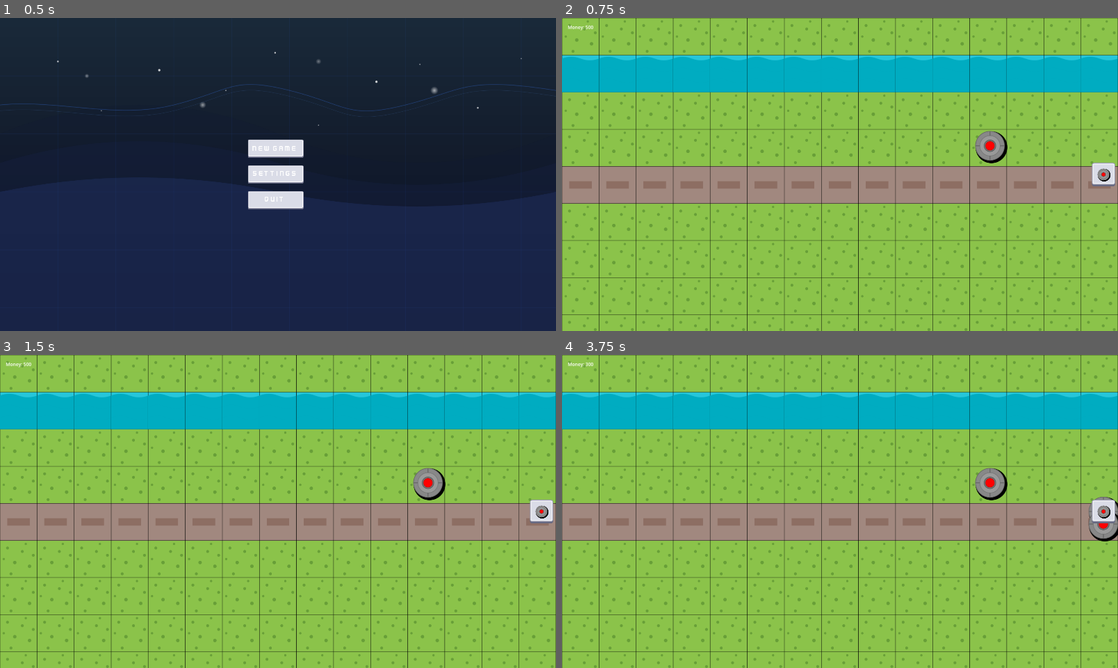
Above: before the commit, frames 1-4 (two rows, left to right).
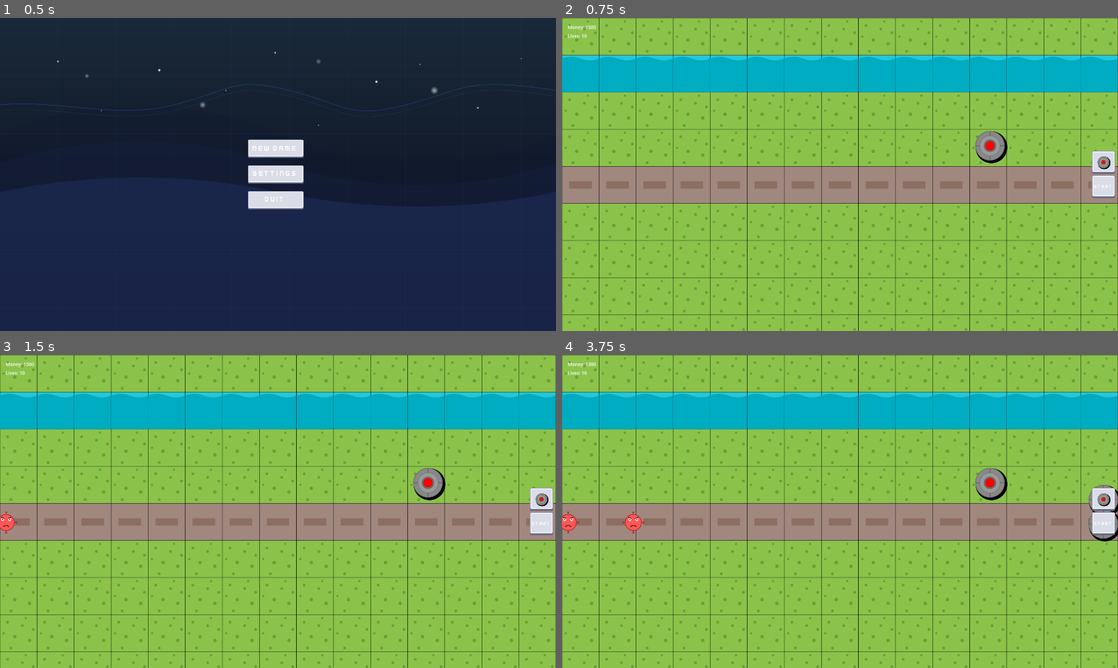
Above: after the commit, the same moments.

Repository: Kotowskey/tower-defense
Game: Godot game, scene res://scenes/scene_handler.tscn
Two runs of this game, one before a commit and one after it. Both use one fixed random seed, a clock stepped at 60 frames per second and the inputs below.
Inputs (mouse positions are in pixels of both pictures, inside the frame that each line leads up to; where the layout moved, square brackets give the same spot in the first picture):
- Up to frame 1 (0.5 s): no input
- Up to frame 2 (0.75 s): click "NEW GAME" at 0.5 s
- Up to frame 3 (1.5 s): click (539, 524) at 1.27 s
- Up to frame 4 (3.75 s): click (1101, 498) [1101, 511] at 2 s; click (1101, 498) [1101, 511] at 2.75 s; click (1101, 524) at 3.52 s

Frame 1 is identical in both runs. In frame 2, 0.5% of the frame differs, in the area x 1-100%, y 2-58%; in frame 3, 0.7%; in frame 4, 0.9%, in the area x 0-100%, y 2-58%.

Commit message:
export, working enemies and towers

Diff:
--- a/project.godot
+++ b/project.godot
@@ -19,7 +19,6 @@
 
 window/size/viewport_width=1920
 window/size/viewport_height=1080
-window/size/mode=3
 window/stretch/mode="viewport"
 
 [dotnet]
--- a/scenes/game_scene.tscn
+++ b/scenes/game_scene.tscn
@@ -1,13 +1,16 @@
-[gd_scene load_steps=6 format=3 uid="uid://qik1ytgalcrw"]
+[gd_scene load_steps=7 format=3 uid="uid://qik1ytgalcrw"]
 
 [ext_resource type="Script" uid="uid://cpxycdxkpcq5w" path="res://scripts/game_scene.gd" id="1_a5vh6"]
 [ext_resource type="PackedScene" uid="uid://cah106dou6wt3" path="res://scenes/map.tscn" id="1_e6pvo"]
 [ext_resource type="Texture2D" uid="uid://cm00t2us2nyo7" path="res://assets/menu/kenny/button_square_depth_flat.png" id="2_6s7g6"]
 [ext_resource type="Texture2D" uid="uid://wahkuvvwnoe2" path="res://assets/menu/kenny/button_square_depth_gradient.png" id="3_dp1g0"]
 [ext_resource type="Texture2D" uid="uid://cptrtmn7ona11" path="res://assets/towers/basic-tower-top.svg" id="4_rxgyj"]
+[ext_resource type="FontFile" uid="uid://bg017qo6vfy7p" path="res://assets/menu/kenny/fonts/Kenney Future Narrow.ttf" id="6_rurhu"]
 
 [node name="GameScene" type="Node2D"]
 script = ExtResource("1_a5vh6")
+player_money = 1500
+wave_size = 1
 
 [node name="Map" parent="." instance=ExtResource("1_e6pvo")]
 
@@ -54,6 +57,32 @@
 texture = ExtResource("4_rxgyj")
 expand_mode = 2
 
+[node name="SpawnButton" type="TextureButton" parent="UI/HUD/BuildUI"]
+custom_minimum_size = Vector2(80, 80)
+layout_mode = 2
+size_flags_horizontal = 4
+texture_normal = ExtResource("2_6s7g6")
+texture_pressed = ExtResource("3_dp1g0")
+stretch_mode = 0
+
+[node name="Image" type="TextureRect" parent="UI/HUD/BuildUI/SpawnButton"]
+layout_mode = 1
+anchors_preset = 15
+anchor_right = 1.0
+anchor_bottom = 1.0
+grow_horizontal = 2
+grow_vertical = 2
+expand_mode = 2
+
+[node name="Label" type="Label" parent="UI/HUD/BuildUI/SpawnButton/Image"]
+layout_mode = 0
+offset_right = 80.0
+offset_bottom = 80.0
+theme_override_fonts/font = ExtResource("6_rurhu")
+text = "START"
+horizontal_alignment = 1
+vertical_alignment = 1
+
 [node name="Label" type="Label" parent="UI/HUD"]
 layout_mode = 0
 offset_right = 400.0
--- a/scripts/enemy.gd
+++ b/scripts/enemy.gd
@@ -1,4 +1,4 @@
-extends CharacterBody2D
+extends Node2D
 
 signal enemy_died
 signal enemy_escaped
--- a/scripts/game_scene.gd
+++ b/scripts/game_scene.gd
@@ -1,13 +1,21 @@
 extends Node2D
 
-var tower_scene = preload("res://scenes/tower.tscn")
-var building_mode = false
+@export var tower_scene: PackedScene = preload("res://scenes/tower.tscn")
+@export var enemy_scene: PackedScene = preload("res://scenes/enemy.tscn")
+@export var building_mode: bool = false
+@export var player_money: int = 500
+@export var player_lives: int = 10
+@export var tower_cost: int = 100
+@export var enemy_reward: int = 25
+@export var wave_size: int = 5
+@export var wave_delay: float = 1.0
+
 var tower_preview = null
-var player_money = 500
 
 func _ready():
 	$UI/HUD/BuildUI/Tower.connect("pressed", Callable(self, "_on_tower_button_pressed"))
 
+	# Dodanie etykiety pieniędzy
 	if not $UI/HUD.has_node("MoneyLabel"):
 		var money_label = Label.new()
 		money_label.name = "MoneyLabel"
@@ -15,8 +23,21 @@
 		money_label.position = Vector2(20, 20)
 		$UI/HUD.add_child(money_label)
 
+	# Dodanie etykiety żyć
+	if not $UI/HUD.has_node("LivesLabel"):
+		var lives_label = Label.new()
+		lives_label.name = "LivesLabel"
+		lives_label.text = "Lives: " + str(player_lives)
+		lives_label.position = Vector2(20, 50)
+		$UI/HUD.add_child(lives_label)
+
+	# Podłączenie sygnału do istniejącego przycisku w scenie
+	if $UI/HUD/BuildUI.has_node("SpawnButton"):
+		$UI/HUD/BuildUI/SpawnButton.connect("pressed", Callable(self, "_on_spawn_button_pressed"))
+
 	set_process_input(true)
 	update_money_ui()
+	update_lives_ui()
 
 func _process(delta):
 	if building_mode and tower_preview:
@@ -31,9 +52,9 @@
 		if event.button_index == MOUSE_BUTTON_LEFT and event.pressed:
 			var mouse_pos = get_global_mouse_position()
 
-			if player_money >= 100:
+			if player_money >= tower_cost:
 				place_tower(mouse_pos)
-				player_money -= 100
+				player_money -= tower_cost
 				update_money_ui()
 			else:
 				print("Not enough money to place tower")
@@ -68,3 +89,48 @@
 func update_money_ui():
 	if $UI/HUD.has_node("MoneyLabel"):
 		$UI/HUD/MoneyLabel.text = "Money: " + str(player_money)
+
+func update_lives_ui():
+	if $UI/HUD.has_node("LivesLabel"):
+		$UI/HUD/LivesLabel.text = "Lives: " + str(player_lives)
+
+func spawn_enemy():
+	var enemy = enemy_scene.instantiate()
+	var map_node = $Map
+	var path = map_node.get_enemy_path()  # Użycie poprawionej nazwy funkcji
+
+	# Dodanie PathFollow2D do ścieżki
+	var path_follow = PathFollow2D.new()
+	path.add_child(path_follow)
+
+	# Ustawienie path_follow dla wroga
+	enemy.path = path
+	enemy.path_follow = path_follow
+
+	# Podłączenie sygnałów
+	enemy.connect("enemy_died", Callable(self, "_on_enemy_died"))
+	enemy.connect("enemy_escaped", Callable(self, "_on_enemy_escaped"))
+
+	# Dodanie wroga do sceny
+	add_child(enemy)
+
+func spawn_wave(num_enemies = wave_size, delay = wave_delay):
+	for i in range(num_enemies):
+		# Użycie timera do opóźnienia spawnu
+		var timer = get_tree().create_timer(i * delay)
+		timer.timeout.connect(func(): spawn_enemy())
+
+func _on_enemy_died():
+	player_money += enemy_reward
+	update_money_ui()
+
+func _on_enemy_escaped():
+	player_lives -= 1
+	update_lives_ui()
+
+	if player_lives <= 0:
+		print("Game Over!")
+		# Tu można dodać logikę końca gry
+
+func _on_spawn_button_pressed():
+	spawn_wave()  # Używa domyślnych wartości z exportowanych zmiennych
--- a/scripts/map.gd
+++ b/scripts/map.gd
@@ -4,3 +4,7 @@
 
 func _ready():
 	pass
+
+# Funkcja do pobierania ścieżki
+func get_enemy_path():
+	return path
--- a/scripts/tower.gd
+++ b/scripts/tower.gd
@@ -4,6 +4,75 @@
 var tower_range = 300
 var tower_damage = 10
 var tower_fire_rate = 1.0
+var can_fire = true
+var target = null
+
+@onready var detection_area = $DetectionArea
 
 func _ready():
-	pass
+	# Utworzenie obszaru wykrywania wrogów
+	if not has_node("DetectionArea"):
+		var area = Area2D.new()
+		area.name = "DetectionArea"
+		add_child(area)
+
+		var shape = CollisionShape2D.new()
+		var circle = CircleShape2D.new()
+		circle.radius = tower_range
+		shape.shape = circle
+		area.add_child(shape)
+
+		area.connect("body_entered", Callable(self, "_on_detection_area_body_entered"))
+		area.connect("body_exited", Callable(self, "_on_detection_area_body_exited"))
+
+	# Ustawienie timera do strzelania
+	var timer = Timer.new()
+	timer.name = "FireRateTimer"
+	timer.wait_time = tower_fire_rate
+	timer.one_shot = false
+	add_child(timer)
+	timer.connect("timeout", Callable(self, "_on_fire_rate_timer_timeout"))
+	timer.start()
+
+func _process(delta):
+	if target and weakref(target).get_ref():
+		# Obracanie wieży w kierunku celu
+		var direction = target.global_position - global_position
+		$"Basic-tower-top".rotation = direction.angle() + PI/2
+
+func _on_detection_area_body_entered(body):
+	# Sprawdzenie czy to wróg
+	var parent = body.get_parent()
+	if parent.has_method("take_damage") and not target:
+		target = parent
+
+func _on_detection_area_body_exited(body):
+	# Sprawdzenie czy to aktualny cel
+	var parent = body.get_parent()
+	if target == parent:
+		target = null
+		# Tutaj można dodać szukanie nowego celu w obszarze
+
+func _on_fire_rate_timer_timeout():
+	if target and weakref(target).get_ref() and can_fire:
+		fire_at_target()
+
+func fire_at_target():
+	if target.has_method("take_damage"):
+		# Efekt wizualny strzału
+		var line = Line2D.new()
+		line.width = 2
+		line.default_color = Color(1, 0, 0)  # Czerwona linia
+		line.add_point(Vector2.ZERO)
+		line.add_point(target.global_position - global_position)
+		add_child(line)
+
+		# Animacja znikania linii
+		var tween = create_tween()
+		tween.tween_property(line, "modulate", Color(1, 1, 1, 0), 0.2)
+		tween.tween_callback(func(): line.queue_free())
+
+		# Zadawanie obrażeń
+		var killed = target.take_damage(tower_damage)
+		if killed:
+			target = null
